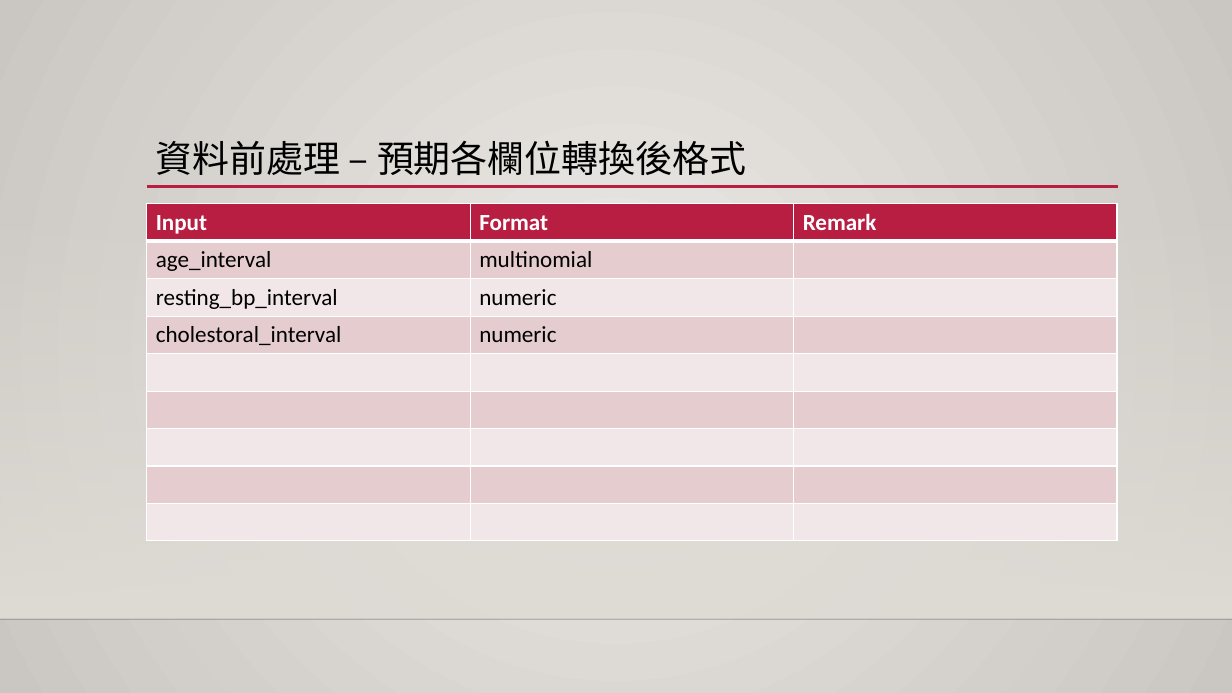
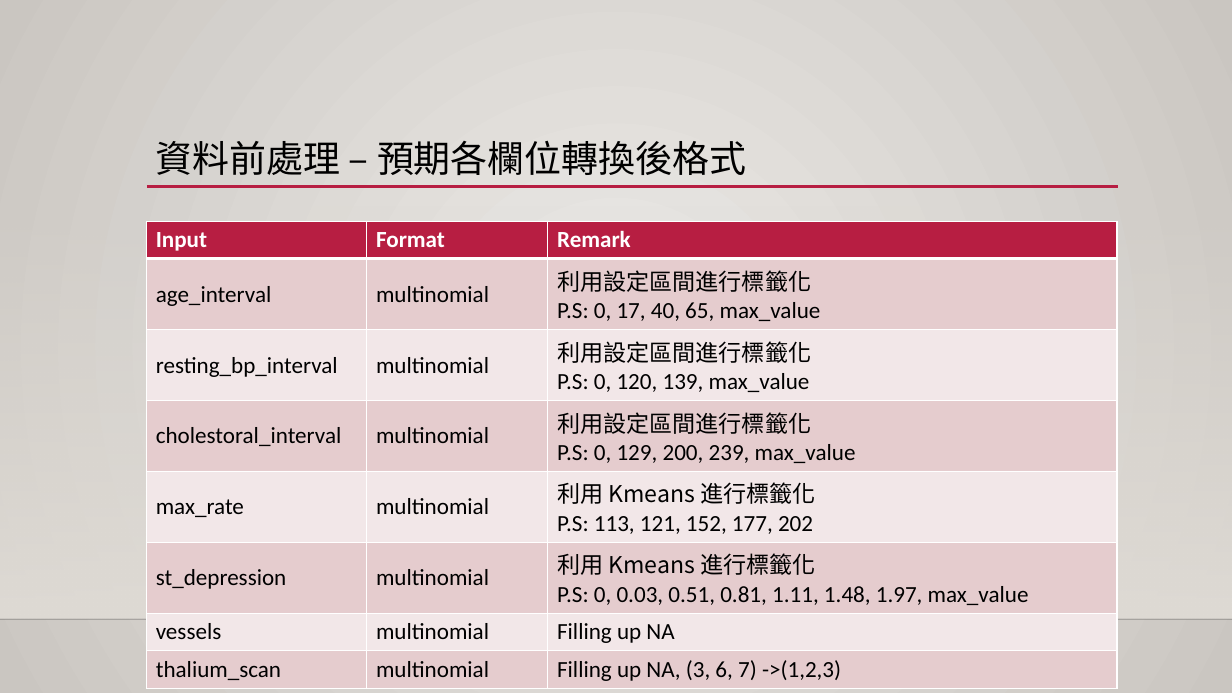
Before and after one commit to 1082-datascience/finalproject-finalproject-1082ds_group3, a slide deck: slide 11 of docs/final_report.pptx (slide 10 before the commit). Drawn at 1232x693 pixels with LibreOffice and Linux fonts; fonts in the diff are those of the drawing; background and template pictures are left out. Boxes give left, top, right and bottom in pixels: in the first picture for what was removed or moved away, otherwise in the second. Text is boxed around its words. In the diff, an @@ line names an element or a change of style, - is before the commit and + after.

```diff
--- a/docs/final_report.pptx
+++ b/docs/final_report.pptx
@@ table at [147,221,1117,685] @@
-row 2: age_interval | multinomial | 
-row 3: resting_bp_interval | numeric | 
-row 4: cholestoral_interval | numeric | 
-row 5:  |  | 
-row 6:  |  | 
-row 7:  |  | 
-row 8:  |  | 
-row 9:  |  | 
+row 2: age_interval | multinomial | 利用設定區間進行標籤化 / P.S: 0, 17, 40, 65, max_value
+row 3: resting_bp_interval | multinomial | 利用設定區間進行標籤化 / P.S: 0, 120, 139, max_value
+row 4: cholestoral_interval | multinomial | 利用設定區間進行標籤化 / P.S: 0, 129, 200, 239, max_value
+row 5: max_rate | multinomial | 利用 Kmeans 進行標籤化 / P.S: 113, 121, 152, 177, 202
+row 6: st_depression | multinomial | 利用 Kmeans 進行標籤化 / P.S: 0, 0.03, 0.51, 0.81, 1.11, 1.48, 1.97, max_value
+row 7: vessels | multinomial | Filling up NA
+row 8: thalium_scan | multinomial | Filling up NA, (3, 6, 7) ->(1,2,3)
@@ table: place and size @@
-table at [147,203,1117,541]
+table at [147,221,1117,685]
```
Also in this commit, not shown: 3 other slides changed, 9 slides added, 1 slide removed, 4 other files.
